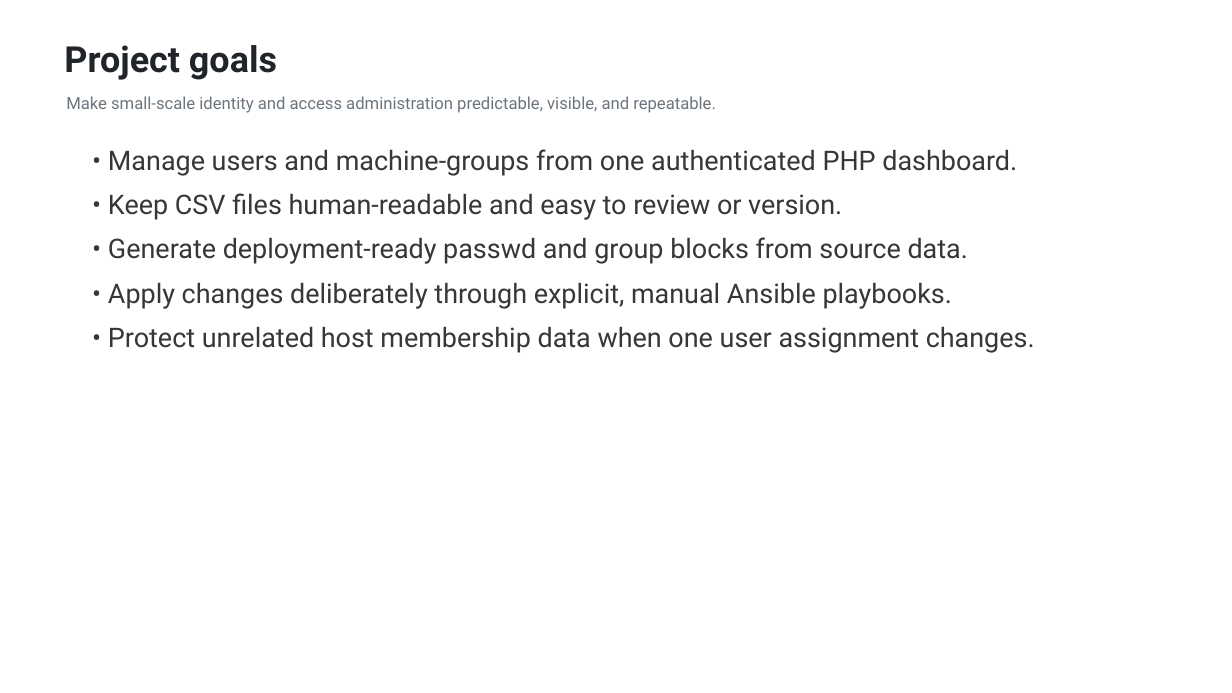
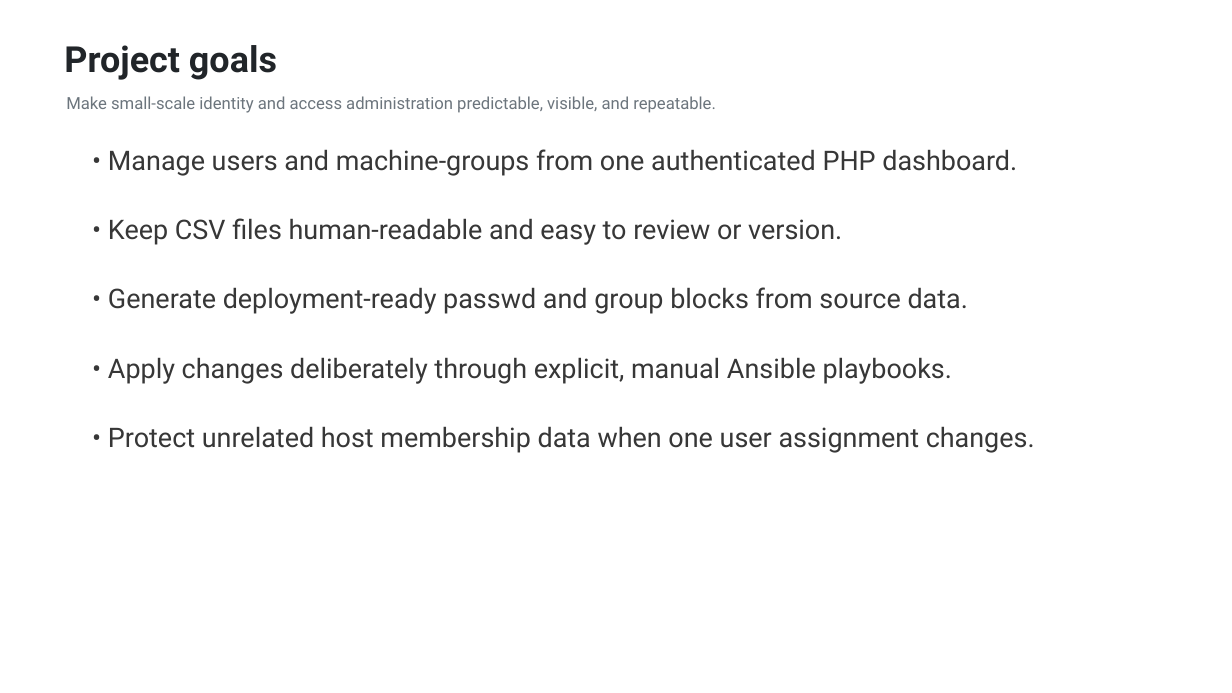
Before and after one commit to tomsandholm/csv-user-manager, a slide deck: slide 2 of docs/csv-user-manager-presentation.pptx. Drawn at 1232x693 pixels with LibreOffice and Linux fonts; fonts in the diff are those of the drawing. Boxes give left, top, right and bottom in pixels: in the first picture for what was removed or moved away, otherwise in the second. Text is boxed around its words. In the diff, an @@ line names an element or a change of style, - is before the commit and + after.

```diff
--- a/docs/csv-user-manager-presentation.pptx
+++ b/docs/csv-user-manager-presentation.pptx
@@ text "• Keep CSV files human-readable ...": place and size @@
-text "• Keep CSV files human-readable ..." at box(108, 193, 842, 220)
+text "• Keep CSV files human-readable ..." at box(108, 218, 842, 245)
@@ text "• Generate deployment-ready passwd and ...": place and size @@
-text "• Generate deployment-ready passwd and ..." at box(108, 237, 968, 264)
+text "• Generate deployment-ready passwd and ..." at box(108, 287, 968, 314)
@@ text "• Apply changes deliberately through ...": place and size @@
-text "• Apply changes deliberately through ..." at box(108, 282, 952, 309)
+text "• Apply changes deliberately through ..." at box(108, 357, 952, 384)
@@ text "• Protect unrelated host membership ...": place and size @@
-text "• Protect unrelated host membership ..." at box(108, 326, 1035, 353)
+text "• Protect unrelated host membership ..." at box(108, 426, 1035, 453)
```
Also in this commit, not shown: 1 other slide changed, 1 other file.
